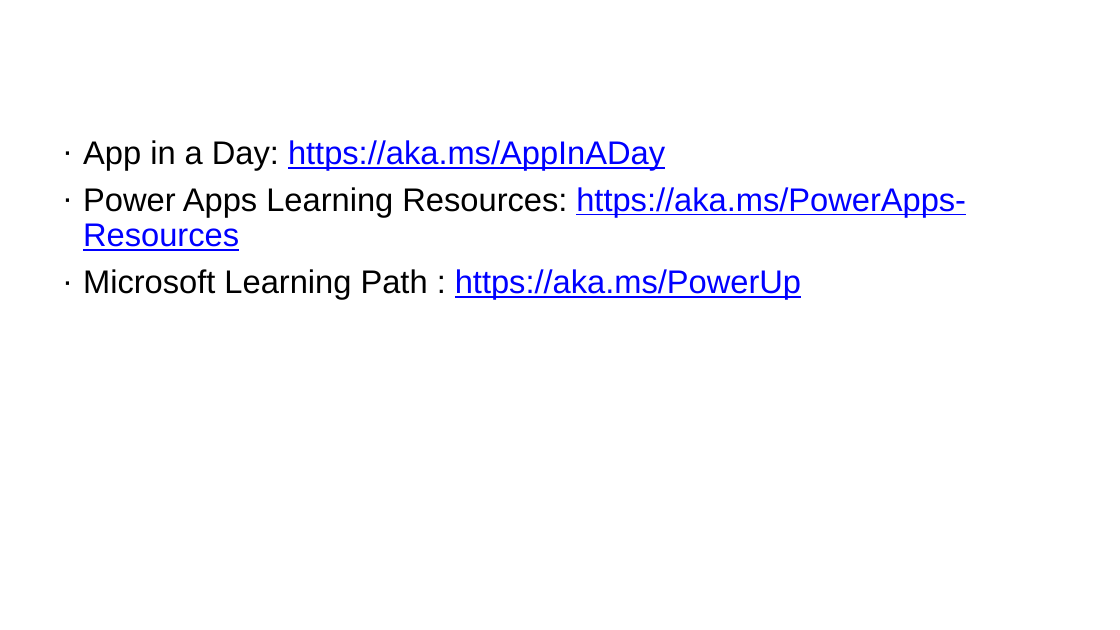
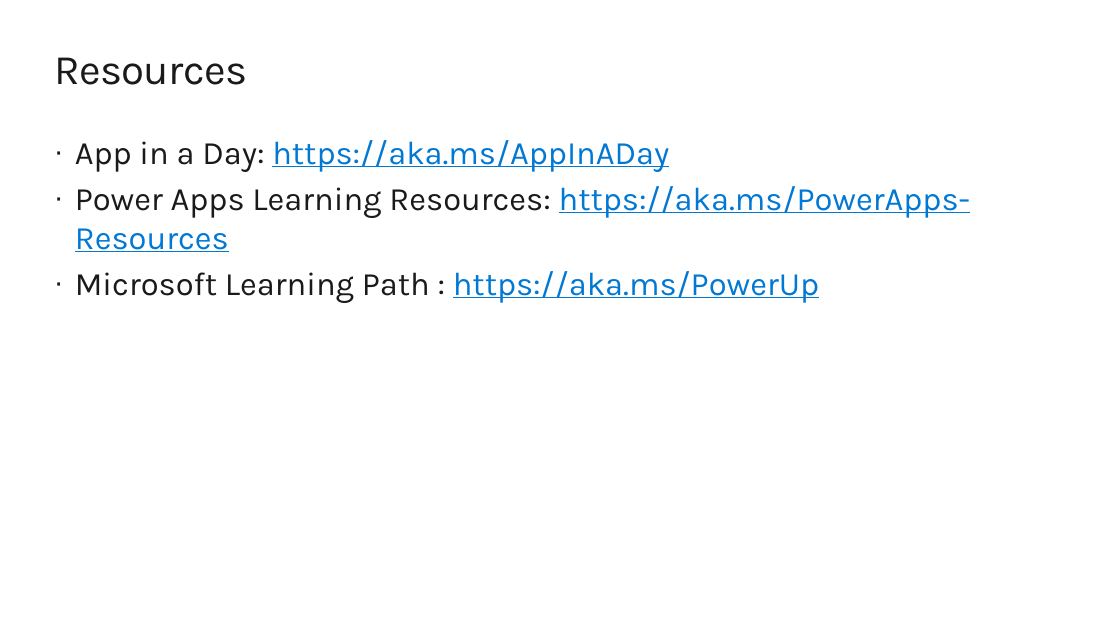
Before and after one commit to CSA-DanielVillamizar/PowerApps-Azure-Lab-M365DevBog, a slide deck: slide 14 of Lab Resources/Hands-on with Power Apps and Azure.pptx (slide 17 before the commit). Drawn at 1120x630 pixels with LibreOffice and Linux fonts; fonts in the diff are those of the drawing; background and template pictures are left out. Boxes give left, top, right and bottom in pixels: in the first picture for what was removed or moved away, otherwise in the second. Text is boxed around its words. In the diff, an @@ line names an element or a change of style, - is before the commit and + after.

```diff
--- a/Lab Resources/Hands-on with Power Apps and Azure.pptx
+++ b/Lab Resources/Hands-on with Power Apps and Azure.pptx
@@ title added at box(54, 57, 247, 85), 36 pt, text #1A1A1A @@
+Resources
@@ text "App in a Day: https://aka.ms/AppInADay" at box(75, 140, 970, 303): font Arial to Karla; text colour #000000 to #1A1A1A in "App in a Day:", "Power Apps Learning Resources:", "Microsoft Learning Path :"; text colour #0000FF to #0078D4 in "https://aka.ms/AppInADay", "https://aka.ms/PowerApps-Resources", "https://aka.ms/PowerUp"; line spacing 0.9 to 1; less space between paragraphs @@
```
Also in this commit, not shown: 10 other slides changed, 4 slides added, 7 slides removed.
